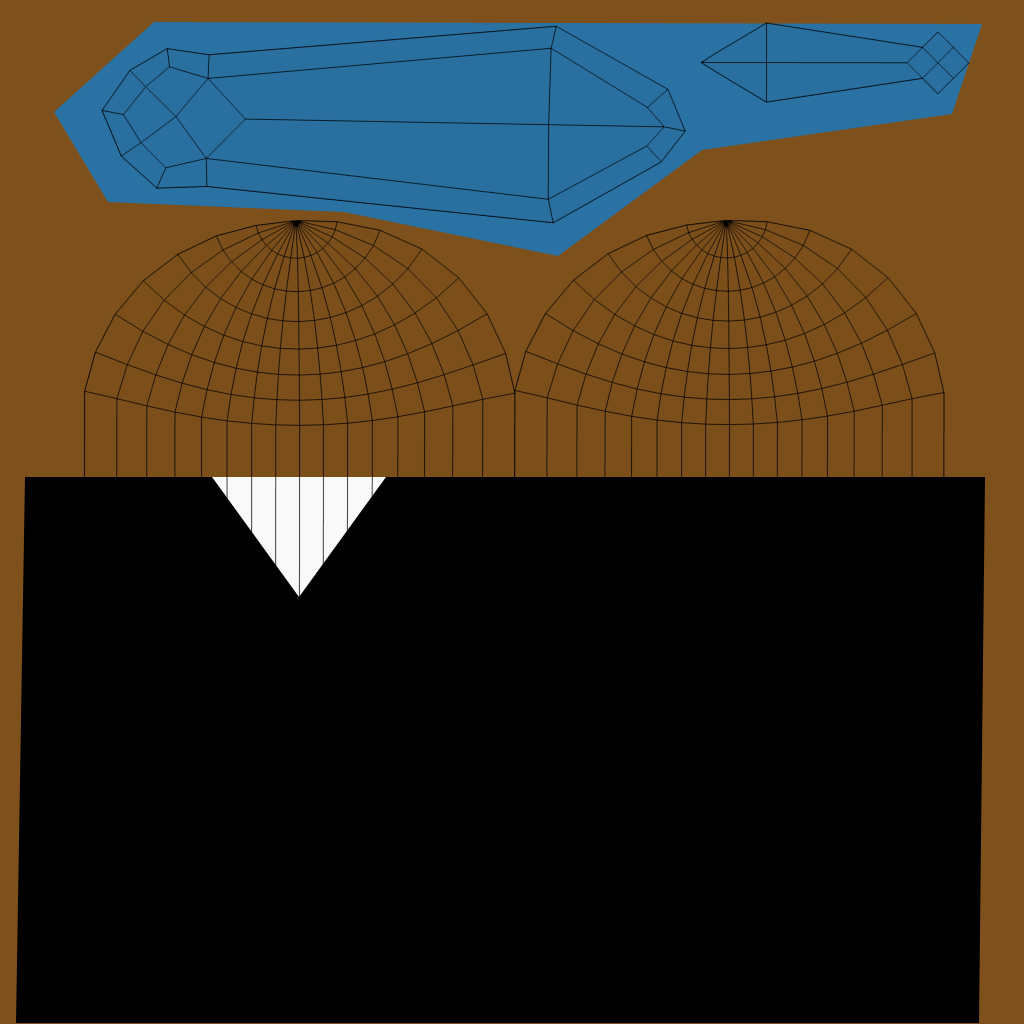
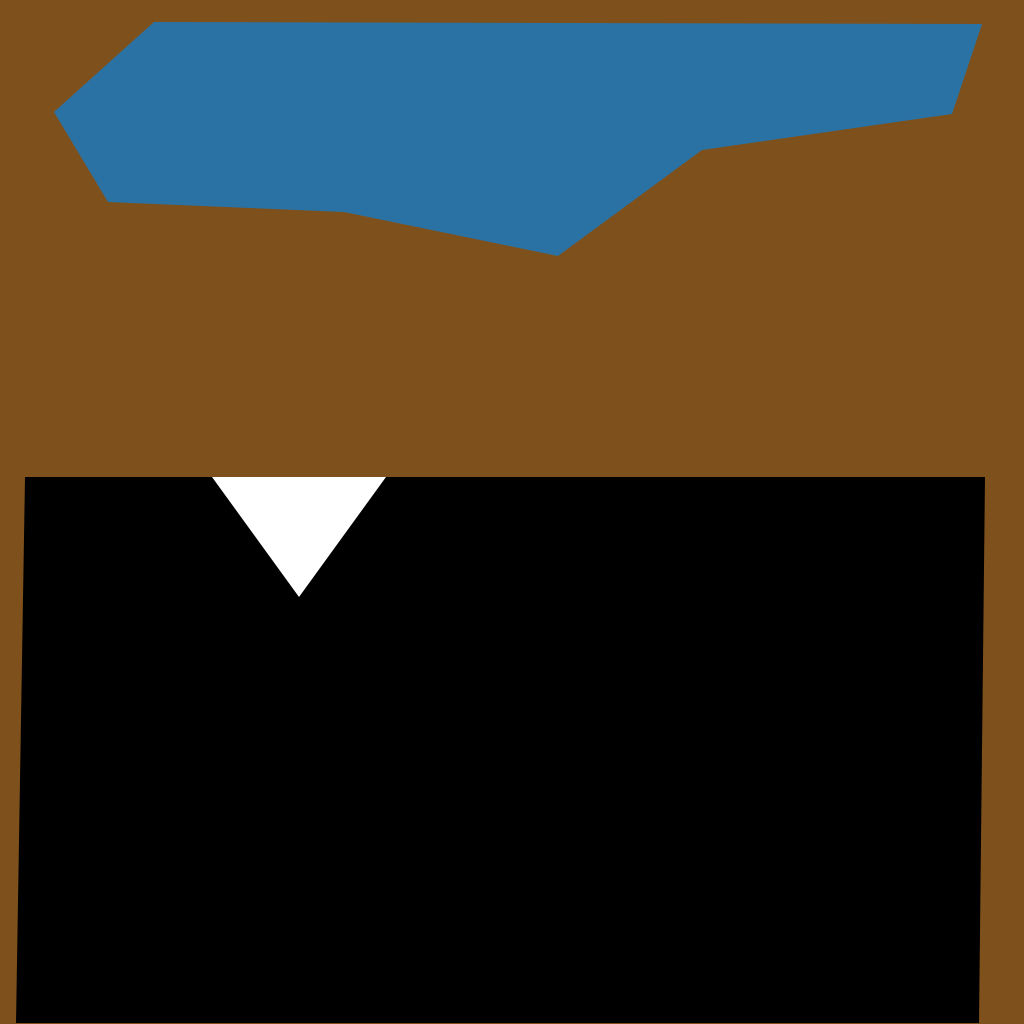
Revision of a layered (1024, 1024) image; what changed, layer by layer:
hid "UV" over [83, 22, 970, 597]
